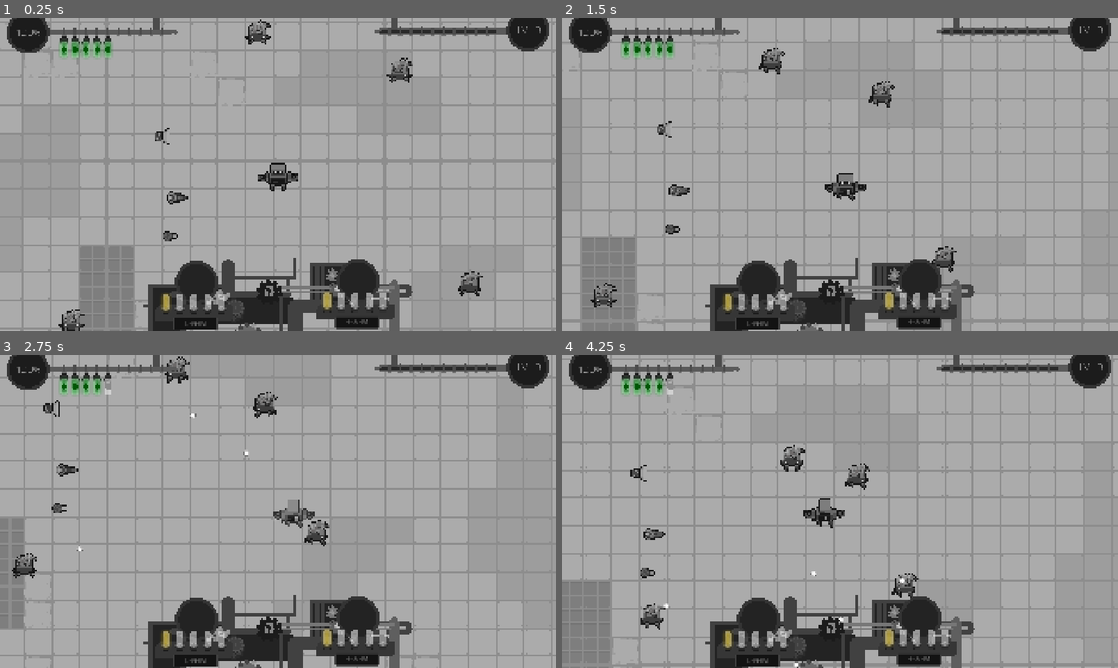
Above: before the commit, frames 1-4 (two rows, left to right).
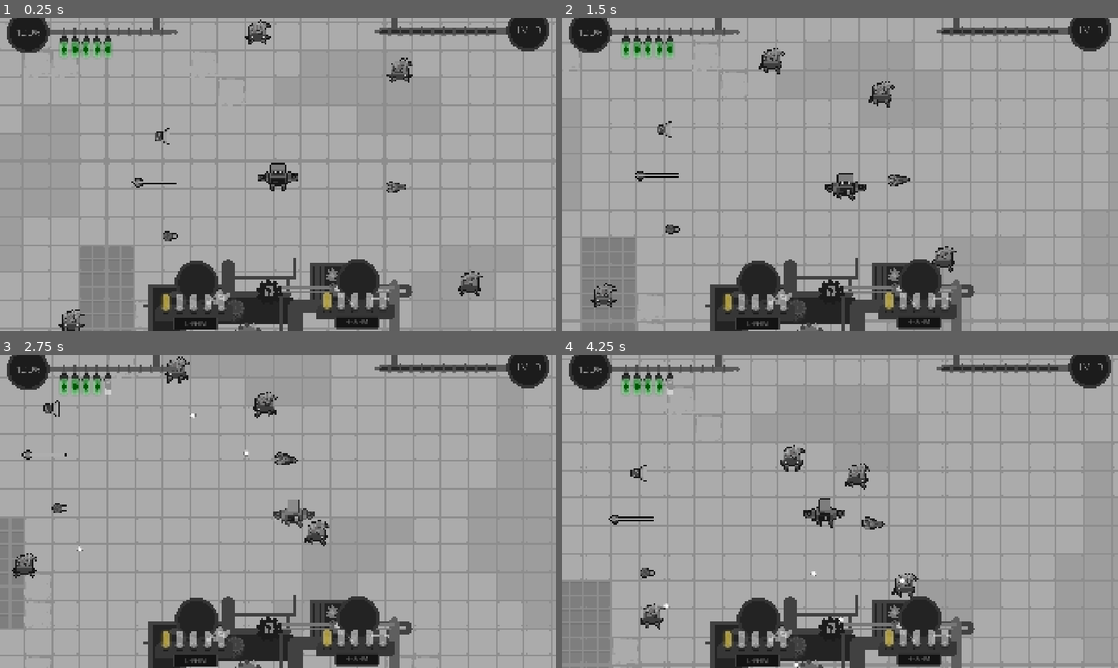
Above: after the commit, the same moments.

Repository: 20akshay00/CogInTheMachine
Game: Godot game, scene res://scenes/world.tscn
Same seed, same stepped clock (60 frames per second), same inputs: the game is played once before the commit and once after it.
Inputs (mouse positions are in pixels of both pictures, inside the frame that each line leads up to):
- Up to frame 1 (0.25 s): no input
- Up to frame 2 (1.5 s): move the mouse to (734, 237) at 0.52 s; press the mouse at (734, 237) at 0.53 s; hold D (right) 0.53-1.28 s; right-click (734, 237) at 0.8 s; move the mouse to (678, 136) at 1.27 s; release the mouse at (678, 136) at 1.28 s; hold S (down) from 1.28 s (still down); right-click (678, 136) at 1.35 s
- Up to frame 3 (2.75 s): tap Space (eject) at 1.55 s; move the mouse to (111, 489) at 2.02 s; release S (down) at 2.03 s; hold D (right) from 2.03 s (still down); hold Space (eject) from 2.03 s (still down); click (111, 489) at 2.3 s
- Up to frame 4 (4.25 s): move the mouse to (812, 574) at 2.77 s; release D (right) at 2.78 s; release Space (eject) at 2.78 s; hold W (up) 2.78-3.53 s; click (812, 574) at 2.85 s; right-click (812, 574) at 3.05 s; move the mouse to (1006, 558) at 3.52 s; hold A (left) from 3.53 s (still down); hold Right mouse button (attack_right_arm) from 3.53 s (still down); tap Space (eject) at 3.8 s

The runs differ from the first frame. In frame 1, 0.3% of the frame differs, in the area x 23-73%, y 51-60%; in frame 2, 0.3%; in frame 3, 0.3%; in frame 4, 0.3%, in the area x 8-59%, y 51-60%.

Commit message:
add lightsaber

Diff:
--- /dev/null
+++ b/default_bus_layout.tres
@@ -0,0 +1,21 @@
+[gd_resource type="AudioBusLayout" format=3 uid="uid://dnl7vv7uwxk81"]
+
+[resource]
+bus/1/name = &"SFX"
+bus/1/solo = false
+bus/1/mute = false
+bus/1/bypass_fx = false
+bus/1/volume_db = 0.0
+bus/1/send = &"Master"
+bus/2/name = &"Music"
+bus/2/solo = false
+bus/2/mute = false
+bus/2/bypass_fx = false
+bus/2/volume_db = 0.0
+bus/2/send = &"Master"
+bus/3/name = &"Misc"
+bus/3/solo = false
+bus/3/mute = false
+bus/3/bypass_fx = false
+bus/3/volume_db = 0.0
+bus/3/send = &"Master"
--- a/project.godot
+++ b/project.godot
@@ -15,9 +15,14 @@
 config/features=PackedStringArray("4.6", "Forward Plus")
 config/icon="res://assets/art/icon.svg"
 
+[audio]
+
+buses/default_bus_layout="uid://dnl7vv7uwxk81"
+
 [autoload]
 
 EventManager="*uid://fuoqxqbbxgq4"
+AudioManager="*uid://cvsluih53lope"
 
 [display]
 
@@ -79,21 +84,22 @@
 equip_left_arm={
 "deadzone": 0.2,
 "events": [Object(InputEventMouseButton,"resource_local_to_scene":false,"resource_name":"","device":-1,"window_id":0,"a …(259 unchanged characters)…
-, Object(InputEventKey,"resource_local_to_scene":false,"resource_name":"","device":-1,"window_id":0,"alt_pressed":false,"shift_pressed":false,"ctrl_pressed":false,"meta_pressed":false,"pressed":false,"keycode":0,"physical_keycode":81,"key_label":0,"unicode":113,"location":0,"echo":false,"script":null)
 , Object(InputEventJoypadButton,"resource_local_to_scene":false,"resource_name":"","device":-1,"button_index":9,"pressure":0.0,"pressed":true,"script":null)
+, Object(InputEventJoypadMotion,"resource_local_to_scene":false,"resource_name":"","device":-1,"axis":4,"axis_value":1.0,"script":null)
 ]
 }
 equip_right_arm={
 "deadzone": 0.2,
 "events": [Object(InputEventMouseButton,"resource_local_to_scene":false,"resource_name":"","device":-1,"window_id":0,"a …(259 unchanged characters)…
-, Object(InputEventKey,"resource_local_to_scene":false,"resource_name":"","device":-1,"window_id":0,"alt_pressed":false,"shift_pressed":false,"ctrl_pressed":false,"meta_pressed":false,"pressed":false,"keycode":0,"physical_keycode":69,"key_label":0,"unicode":101,"location":0,"echo":false,"script":null)
 , Object(InputEventJoypadButton,"resource_local_to_scene":false,"resource_name":"","device":-1,"button_index":10,"pressure":0.0,"pressed":true,"script":null)
+, Object(InputEventJoypadMotion,"resource_local_to_scene":false,"resource_name":"","device":-1,"axis":5,"axis_value":1.0,"script":null)
 ]
 }
 attack_left_arm={
 "deadzone": 0.2,
 "events": [Object(InputEventMouseButton,"resource_local_to_scene":false,"resource_name":"","device":-1,"window_id":0,"a …(259 unchanged characters)…
 , Object(InputEventKey,"resource_local_to_scene":false,"resource_name":"","device":-1,"window_id":0,"alt_pressed":false …(183 unchanged characters)…
+, Object(InputEventJoypadMotion,"resource_local_to_scene":false,"resource_name":"","device":-1,"axis":4,"axis_value":1.0,"script":null)
 ]
 }
 attack_right_arm={
@@ -105,12 +111,14 @@
 }
 switch_mode={
 "deadzone": 0.2,
-"events": [Object(InputEventKey,"resource_local_to_scene":fa …(140 unchanged characters)… d":false,"keycode":0,"physical_keycode":32,"key_label":0,"unicode":32,"location":0,"echo":false,"script":null)
+"events": [Object(InputEventKey,"resource_local_to_scene":fa …(140 unchanged characters)… d":false,"keycode":0,"physical_keycode":81,"key_label":0,"unicode":113,"location":0,"echo":false,"script":null)
 ]
 }
 eject={
 "deadzone": 0.2,
 "events": [Object(InputEventKey,"resource_local_to_scene":false,"resource_name":"","device":-1,"window_id":0,"alt_press …(191 unchanged characters)…
+, Object(InputEventJoypadButton,"resource_local_to_scene":false,"resource_name":"","device":-1,"button_index":7,"pressure":0.0,"pressed":true,"script":null)
+, Object(InputEventJoypadButton,"resource_local_to_scene":false,"resource_name":"","device":-1,"button_index":8,"pressure":0.0,"pressed":true,"script":null)
 ]
 }
 
@@ -122,6 +130,7 @@
 2d_physics/layer_4="Environment"
 2d_physics/layer_5="Scrap"
 2d_physics/layer_6="PlayerHitbox"
+2d_physics/layer_7="Projectiles"
 
 [physics]
 
--- a/scenes/flameball.tscn
+++ b/scenes/flameball.tscn
@@ -62,7 +62,7 @@
 radius = 18.027756
 
 [node name="Flameball" type="Area2D" unique_id=1344423761]
-collision_layer = 0
+collision_layer = 64
 collision_mask = 0
 script = ExtResource("1_6ny8y")
 
--- /dev/null
+++ b/scenes/globals/audio_manager.tscn
@@ -0,0 +1,6 @@
+[gd_scene format=3 uid="uid://cvsluih53lope"]
+
+[ext_resource type="Script" uid="uid://b8sksj58epmya" path="res://scripts/globals/audio_manager.gd" id="1_kic43"]
+
+[node name="AudioManager" type="AudioStreamPlayer" unique_id=56369777]
+script = ExtResource("1_kic43")
--- /dev/null
+++ b/scenes/lightsaber_part.tscn
@@ -0,0 +1,56 @@
+[gd_scene format=3 uid="uid://c7iypsrmxfibd"]
+
+[ext_resource type="Script" uid="uid://bc66y0s7lodac" path="res://scripts/lightsaber_part.gd" id="1_qb00s"]
+[ext_resource type="PackedScene" uid="uid://buuie1rwhapcb" path="res://scenes/explosion.tscn" id="2_1mqy6"]
+[ext_resource type="Texture2D" uid="uid://ddkqjjfss46c5" path="res://assets/art/prototype_melee_weapons_spritesheet_v3.png" id="2_xq605"]
+[ext_resource type="Shader" uid="uid://5b5di354o5eh" path="res://assets/shaders/outline.gdshader" id="2_xt5qe"]
+
+[sub_resource type="CircleShape2D" id="CircleShape2D_xq605"]
+radius = 72.52758
+
+[sub_resource type="ShaderMaterial" id="ShaderMaterial_1mqy6"]
+resource_local_to_scene = true
+shader = ExtResource("2_xt5qe")
+shader_parameter/tint_color = Color(1, 1, 1, 1)
+shader_parameter/line_color = Color(1, 1, 1, 1)
+shader_parameter/line_thickness = 0.3
+shader_parameter/active = false
+
+[sub_resource type="CapsuleShape2D" id="CapsuleShape2D_xq605"]
+radius = 26.0
+height = 168.0
+
+[node name="LightsaberPart" type="Area2D" unique_id=241191575 node_paths=PackedStringArray("sprite")]
+script = ExtResource("1_qb00s")
+pivot_offset = 50.0
+sprite = NodePath("Pivot/Sprite2D")
+explosion_scene = ExtResource("2_1mqy6")
+
+[node name="CollisionShape2D" type="CollisionShape2D" parent="." unique_id=1572088299]
+position = Vector2(-0.5, 0)
+shape = SubResource("CircleShape2D_xq605")
+
+[node name="Pivot" type="Node2D" parent="." unique_id=1111133603]
+position = Vector2(-57, 0)
+
+[node name="Sprite2D" type="Sprite2D" parent="Pivot" unique_id=2034999009]
+material = SubResource("ShaderMaterial_1mqy6")
+position = Vector2(62.999996, 0)
+rotation = -1.5707964
+scale = Vector2(3.5, 3.5)
+texture = ExtResource("2_xq605")
+region_enabled = true
+region_rect = Rect2(0, 0, 32, 48)
+
+[node name="Hurtbox" type="Area2D" parent="Pivot" unique_id=1185671863]
+collision_layer = 0
+collision_mask = 68
+
+[node name="CollisionShape2D" type="CollisionShape2D" parent="Pivot/Hurtbox" unique_id=661523650]
+position = Vector2(59, 0)
+rotation = -1.5707964
+shape = SubResource("CapsuleShape2D_xq605")
+
+[node name="Timer" type="Timer" parent="." unique_id=426359483]
+
+[connection signal="area_entered" from="Pivot/Hurtbox" to="." method="_on_hurtbox_area_entered"]
--- a/scenes/projectile_variant_1.tscn
+++ b/scenes/projectile_variant_1.tscn
@@ -7,7 +7,7 @@
 radius = 7.071068
 
 [node name="ProjectileVariant1" type="Area2D" unique_id=643401877]
-collision_layer = 0
+collision_layer = 64
 collision_mask = 0
 script = ExtResource("1_7v46p")
 
--- a/scenes/world.tscn
+++ b/scenes/world.tscn
@@ -19,6 +19,7 @@
 [ext_resource type="PackedScene" uid="uid://c3qac151lfrt8" path="res://scenes/generic_blaster_part.tscn" id="14_7t5mc"]
 [ext_resource type="PackedScene" uid="uid://blskfl81uk3ty" path="res://scenes/laser_part.tscn" id="15_lakw3"]
 [ext_resource type="PackedScene" uid="uid://y2lk4hqsaco" path="res://scenes/flamethrower_part.tscn" id="17_2lf6f"]
+[ext_resource type="PackedScene" uid="uid://c7iypsrmxfibd" path="res://scenes/lightsaber_part.tscn" id="18_2lf6f"]
 
 [sub_resource type="TileSetAtlasSource" id="TileSetAtlasSource_2lf6f"]
 texture = ExtResource("1_pm21f")
@@ -54,6 +55,7 @@
 scale = Vector2(3, 3)
 tile_map_data = PackedByteArray("AAAbAAwAAAAAAAAAAAAdAAwAAAAAAAAAAAARAAYAAAAAAAAAAAAQAAYAAAAAAAAAAAAPAAYAAAAAAAAAAAAOAA …(23072 unchanged characters)…
 tile_set = SubResource("TileSet_7iits")
+metadata/_edit_lock_ = true
 
 [node name="UI" type="CanvasLayer" parent="." unique_id=2086481064]
 script = ExtResource("1_k0juu")
@@ -299,7 +301,10 @@
 position = Vector2(579, 394)
 
 [node name="FlamethrowerPart" parent="Parts" unique_id=341861943 instance=ExtResource("17_2lf6f")]
-position = Vector2(627, 606)
+position = Vector2(1383, 570)
+
+[node name="LightsaberPart" parent="Parts" unique_id=241191575 instance=ExtResource("18_2lf6f")]
+position = Vector2(547, 554)
 
 [node name="Scraps" type="Node2D" parent="." unique_id=2073898729]
 
--- a/scripts/ARM/arm_part.gd
+++ b/scripts/ARM/arm_part.gd
@@ -7,10 +7,10 @@
 @export var pivot_offset: float = 10.0
 @export var power: int = 1
 
-@onready var sprite: Sprite2D = $Sprite2D
+@export var sprite: Sprite2D
 @onready var base_root_scale: Vector2 = scale
-@onready var base_sprite_scale: Vector2 = sprite.scale
-@onready var base_sprite_rot: float = sprite.rotation
+var base_sprite_scale: Vector2
+var base_sprite_rot: float
 
 @onready var power_cost_ui: PowerCostUI = $PowerCostUI
 
@@ -46,6 +46,10 @@
 var is_equipped_by_player: bool = false
 
 func _ready() -> void:
+	if not sprite: sprite = $Sprite2D
+	base_sprite_scale = sprite.scale
+	base_sprite_rot = sprite.rotation
+
 	if sprite.material: sprite.material = sprite.material.duplicate()
 	set_collision_layer_value(1, false)
 	set_collision_mask_value(1, false)
@@ -234,4 +238,5 @@
 	var mask = 0
 	for layer in arr:
 		mask |= (1 << (layer - 1))
+
 	projectile_collision_mask = mask
--- a/scripts/ARM/flameball.gd
+++ b/scripts/ARM/flameball.gd
@@ -1,4 +1,5 @@
 extends Area2D
+class_name Flameball
 
 var speed: float = 0.0
 var dying: bool = false
--- /dev/null
+++ b/scripts/globals/audio_manager.gd
@@ -0,0 +1,39 @@
+extends AudioStreamPlayer
+
+var part_equip_sfx = preload("res://assets/audio/partattach4.mp3")
+var part_unequip_sfx = preload("res://assets/audio/partdetach2.mp3")
+
+func _play_music(music: AudioStream, volume = -7):
+	if stream == music:
+		return
+
+	stream = music
+	volume_db = volume
+	play()
+
+func play_music_level():
+	pass
+
+func play_effect(aud_stream: AudioStream, volume = 0.0, bus="Misc"):
+	var fx_player = AudioStreamPlayer.new()
+	fx_player.stream = aud_stream
+	fx_player.name = "FX_PLAYER"
+	fx_player.volume_db = volume
+	fx_player.bus = bus
+	add_child(fx_player)
+	fx_player.play()
+	fx_player.finished.connect(fx_player.queue_free)
+
+	return fx_player
+
+func play_spatial_effect(aud_stream: AudioStream, position=Vector2.ZERO, volume = 0.0, bus="Misc"):
+	var fx_player = AudioStreamPlayer2D.new()
+	fx_player.global_position = position
+	fx_player.stream = aud_stream
+	fx_player.name = "FX_PLAYER"
+	fx_player.volume_db = volume
+	add_child(fx_player)
+	fx_player.play()
+	fx_player.finished.connect(fx_player.queue_free)
+
+	return fx_player
--- /dev/null
+++ b/scripts/lightsaber_part.gd
@@ -0,0 +1,71 @@
+extends ARMPart
+class_name LightsaberPart
+
+@export_category("Melee Stats")
+@export var damage: int = 2
+@export var swing_duration: float = 0.15
+@export var swing_angle: float = 130.0
+@export var cooldown_time: float = 0.2
+
+@onready var cooldown_timer: Timer = $Timer
+@onready var swing_pivot: Node2D = $Pivot
+@onready var hurtbox_shape: CollisionShape2D = $Pivot/Hurtbox/CollisionShape2D
+
+var is_attacking: bool = false
+var swing_direction: float = 1.0
+
+func _ready() -> void:
+	super()
+	cooldown_timer.wait_time = cooldown_time
+	cooldown_timer.one_shot = true
+	hurtbox_shape.disabled = true
+
+func attack() -> void:
+	if is_attacking or not cooldown_timer.is_stopped() or not can_fire:
+		return
+
+	is_attacking = true
+	hurtbox_shape.disabled = false
+
+	var half_angle = deg_to_rad(swing_angle / 2.0)
+	var start_angle = -half_angle * swing_direction
+	var end_angle = half_angle * swing_direction
+
+	swing_pivot.rotation = start_angle
+
+	var tween = create_tween()
+	tween.set_trans(Tween.TRANS_CUBIC)
+	tween.set_ease(Tween.EASE_OUT)
+	tween.tween_property(swing_pivot, "rotation", end_angle, swing_duration)
+
+	await tween.finished
+
+	hurtbox_shape.disabled = true
+	is_attacking = false
+	cooldown_timer.start()
+
+	swing_direction *= -1.0
+
+	var reset_tween = create_tween()
+	reset_tween.tween_property(swing_pivot, "rotation", 0.0, 0.1)
+
+func _on_hurtbox_area_entered(area: Area2D) -> void:
+	if not is_attacking: return
+
+	if area is Flameball or area is Projectile:
+		reflect_projectile(area)
+		return
+
+	if area is Hitbox:
+		area.take_damage(damage)
+
+func reflect_projectile(proj: Area2D) -> void:
+	if "velocity" in proj:
+		proj.velocity = -proj.velocity * 1.5
+	elif "direction" in proj:
+		proj.direction = -proj.direction
+
+	proj.rotation += PI
+
+	proj.set_collision_mask_value(6, false)
+	proj.set_collision_mask_value(3, true)
--- a/scripts/player.gd
+++ b/scripts/player.gd
@@ -71,10 +71,12 @@
 
 	# UNEQUIP
 	if Input.is_action_pressed("eject") and Input.is_action_pressed("attack_left_arm") and L_ARM_part:
+		AudioManager.play_effect(AudioManager.part_unequip_sfx)
 		L_ARM_part.eject()
 		EventManager.left_arm_unequipped.emit(L_ARM_part)
 		L_ARM_part = null
 	if Input.is_action_pressed("eject") and Input.is_action_pressed("attack_right_arm") and R_ARM_part:
+		AudioManager.play_effect(AudioManager.part_unequip_sfx)
 		R_ARM_part.eject()
 		EventManager.right_arm_unequipped.emit(R_ARM_part)
 		R_ARM_part = null
@@ -86,11 +88,13 @@
 	if not (l_req or r_req): return null
 
 	if l_req and not L_ARM_part:
+		AudioManager.play_effect(AudioManager.part_equip_sfx)
 		L_ARM_part = part
 		EventManager.left_arm_equipped.emit(L_ARM_part)
 		L_ARM_part.set_collision_masks([3])
 		return L_ARM
 	if r_req and not R_ARM_part:
+		AudioManager.play_effect(AudioManager.part_equip_sfx)
 		R_ARM_part = part
 		EventManager.right_arm_equipped.emit(R_ARM_part)
 		R_ARM_part.set_collision_masks([3])
--- a/scripts/projectile_variant_1.gd
+++ b/scripts/projectile_variant_1.gd
@@ -1,4 +1,5 @@
 extends Area2D
+class_name Projectile
 
 var speed: float = 0.0
 var dying: bool = false
Binary file added: assets/art/prototype_melee_weapons_spritesheet_v3.png
Not shown, added: assets/art/prototype_melee_weapons_spritesheet_v3.png.import
Not shown, added: assets/audio/partattach4.mp3.import
Not shown, added: assets/audio/partdetach2.mp3.import
Not shown, added: scripts/globals/audio_manager.gd.uid
Not shown, added: scripts/lightsaber_part.gd.uid
Not shown, added: assets/audio/partattach4.mp3
Not shown, added: assets/audio/partdetach2.mp3
Not shown, added: scenes/lightsaber_part.tscn5970517118.tmp
Not shown, added: scenes/lightsaber_part.tscn5976904677.tmp
